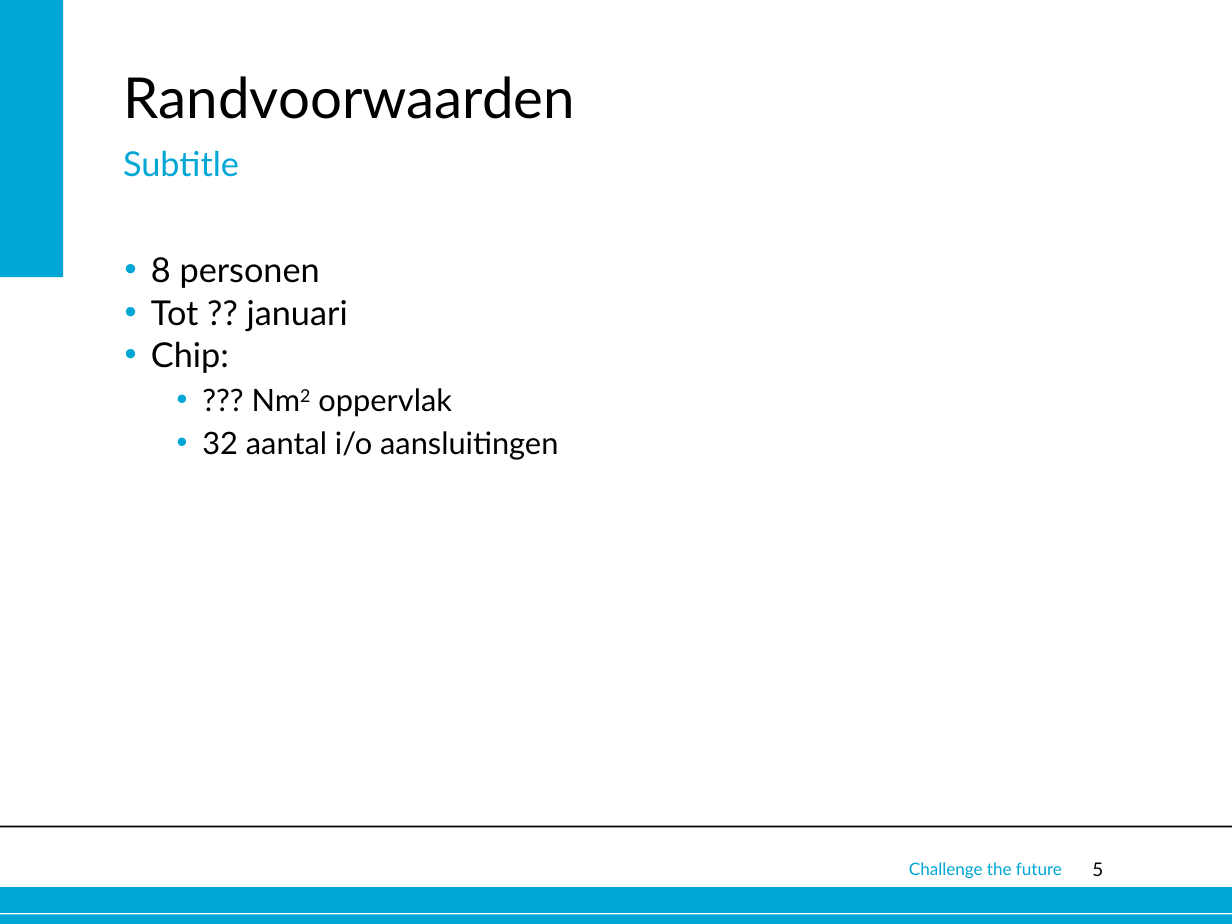
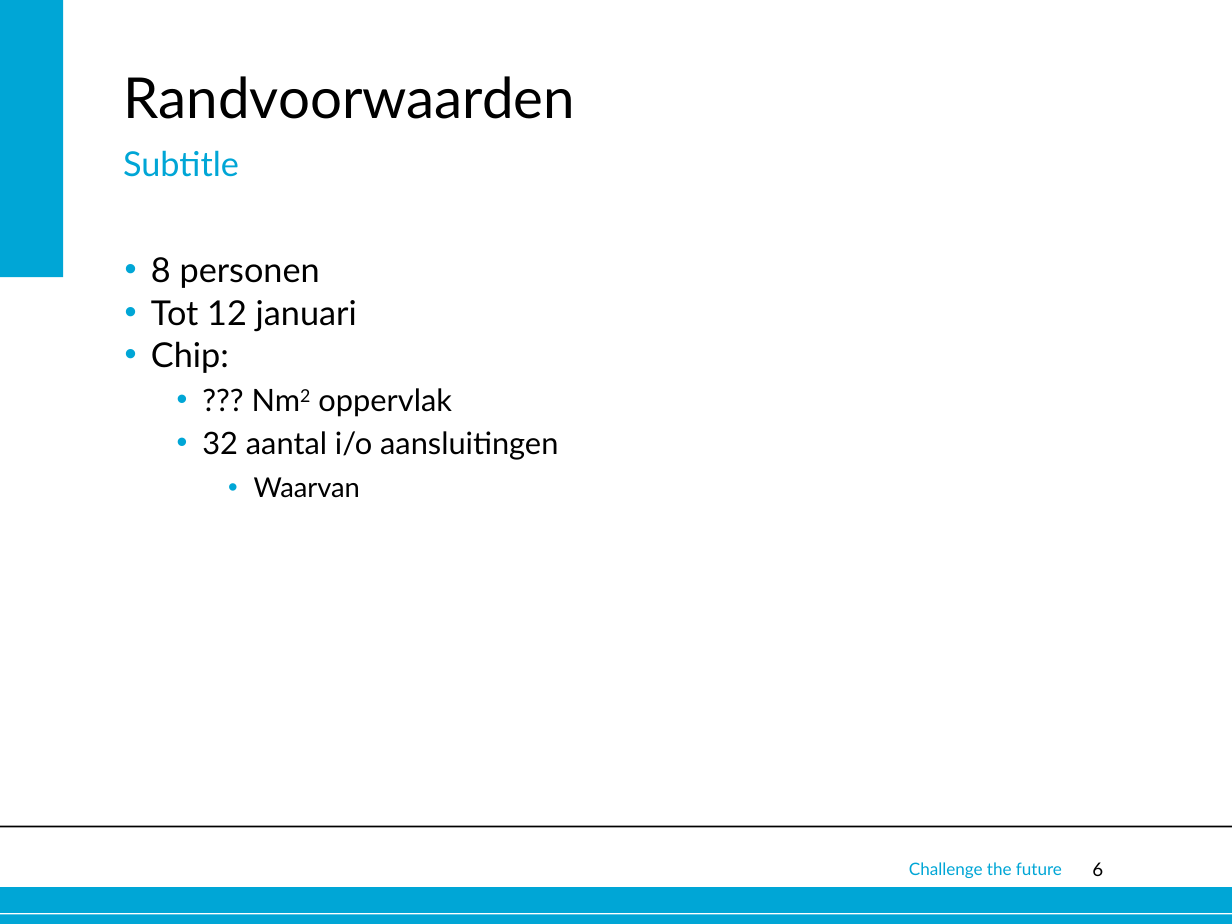
Before and after one commit to Alex-Oudsen/EPO-3, a slide deck: slide 6 of Plan van Aanpak/Corporate_presentation_online.pptx (slide 5 before the commit). Drawn at 1232x924 pixels with LibreOffice and Linux fonts; fonts in the diff are those of the drawing; background and template pictures are left out. Boxes give left, top, right and bottom in pixels: in the first picture for what was removed or moved away, otherwise in the second. Text is boxed around its words. In the diff, an @@ line names an element or a change of style, - is before the commit and + after.

```diff
--- a/Plan van Aanpak/Corporate_presentation_online.pptx
+++ b/Plan van Aanpak/Corporate_presentation_online.pptx
@@ text at (x1=151, y1=300, x2=357, y2=331): text changed @@
-• Tot ?? januari
+• Tot 12 januari
@@ text at (x1=254, y1=477, x2=360, y2=498): paragraph added @@
+    • Waarvan
@@ page number at (x1=1092, y1=862, x2=1103, y2=876): text changed @@
-5
+6
```
Also in this commit, not shown: 3 other slides changed, 1 slide added.
